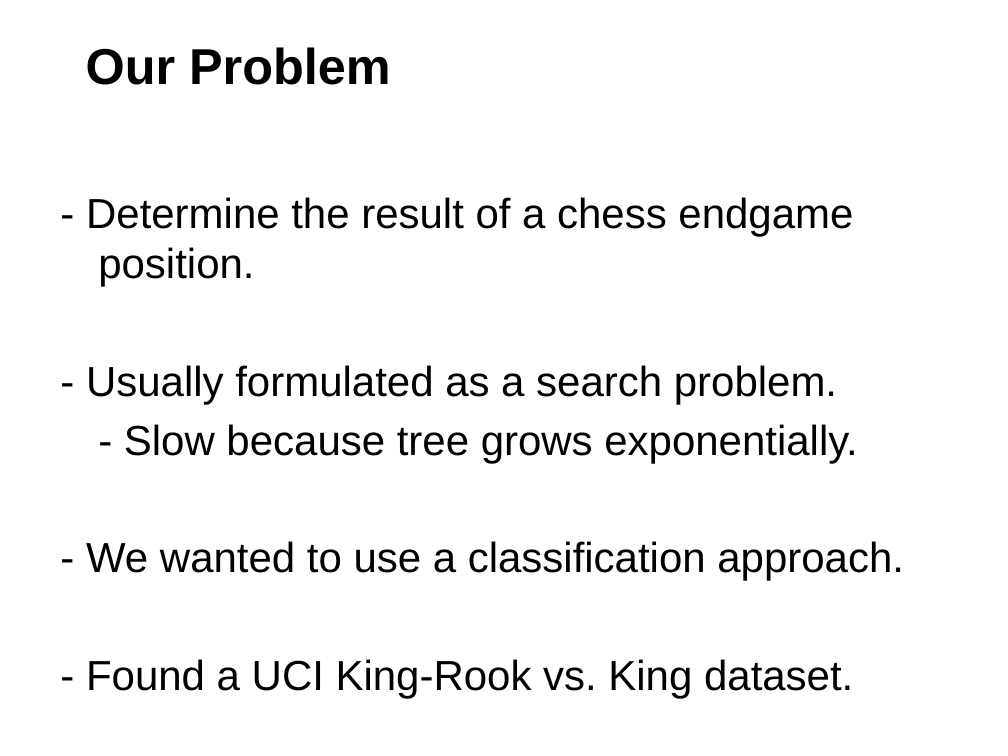
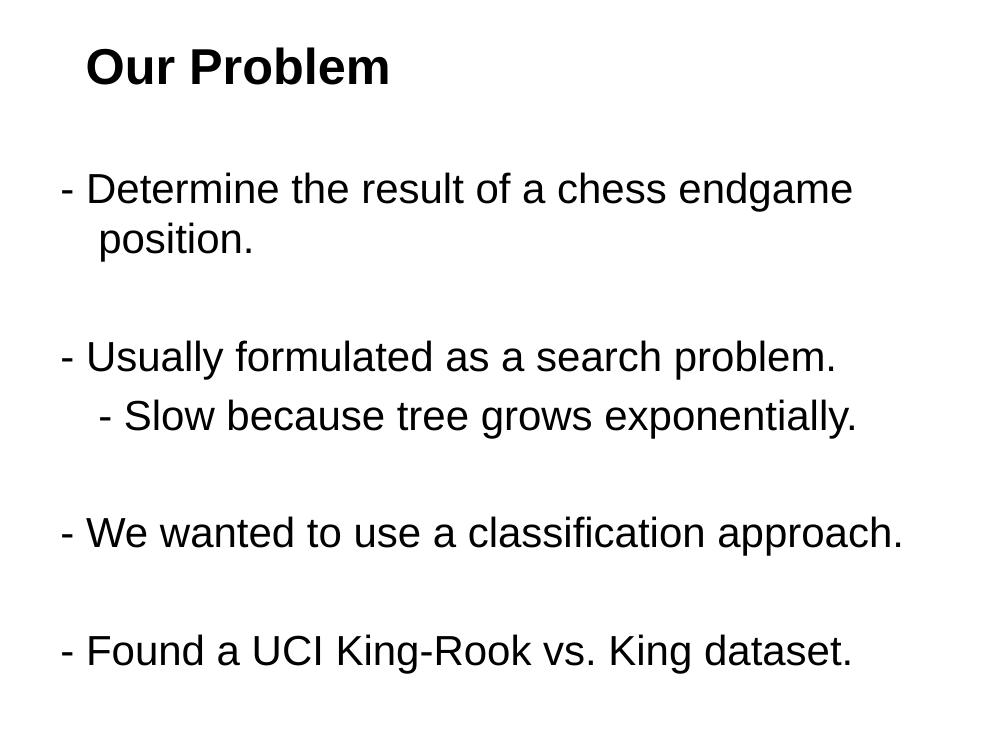
Before and after one commit to andermic/cs534_2_project, a slide deck: slide 2 of Final_Presentation/Slides.pptx. Drawn at 1008x756 pixels with LibreOffice and Linux fonts; fonts in the diff are those of the drawing. Boxes give left, top, right and bottom in pixels: in the first picture for what was removed or moved away, otherwise in the second. Text is boxed around its words. In the diff, an @@ line names an element or a change of style, - is before the commit and + after.

```diff
--- a/Final_Presentation/Slides.pptx
+++ b/Final_Presentation/Slides.pptx
@@ text "- Determine the result of ...": place and size @@
-text "- Determine the result of ..." at (86, 197, 904, 699)
+text "- Determine the result of ..." at (86, 172, 904, 673)
```
Also in this commit, not shown: 1 other slide changed, 1 slide added, 1 slide removed, 14 other files.
